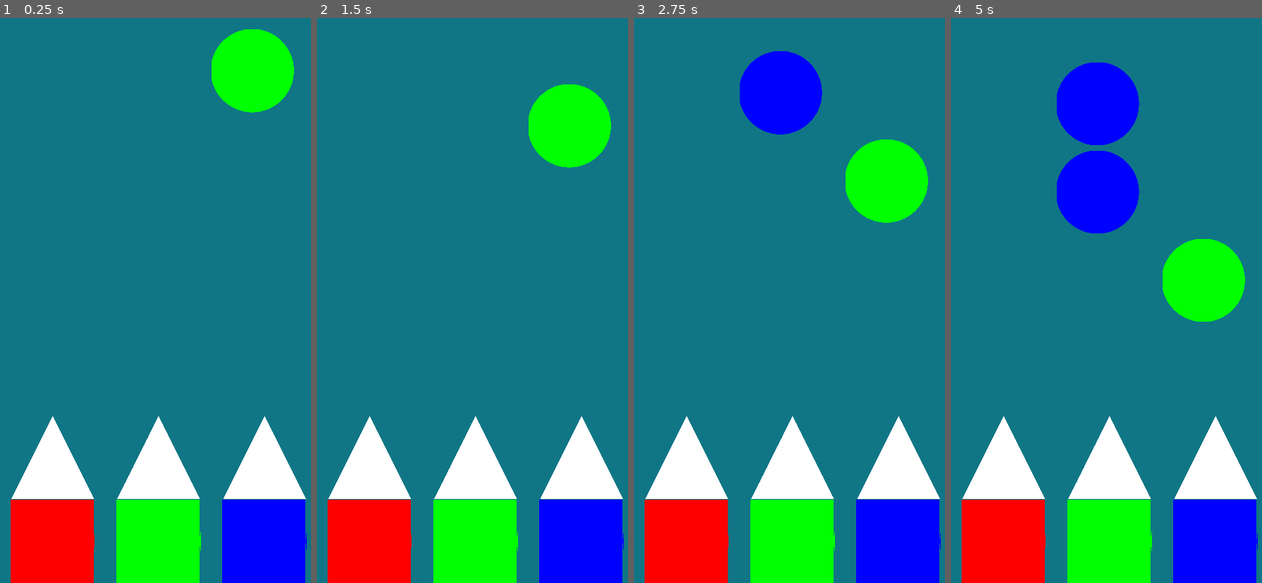
Above: before the commit, frames 1-4 (left to right).
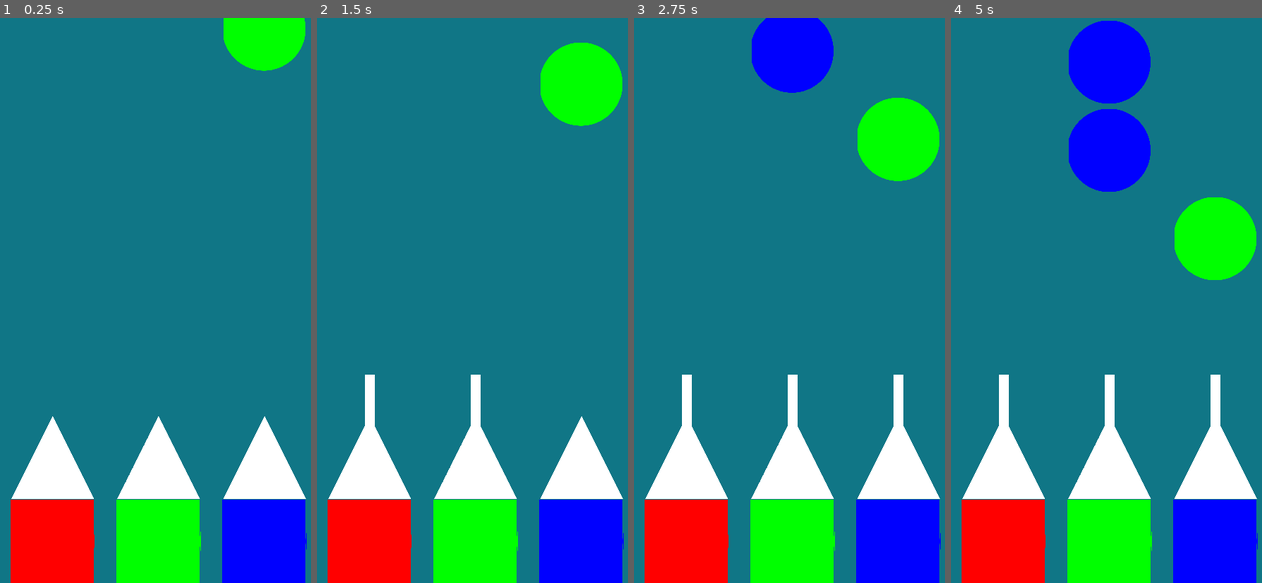
Above: after the commit, the same moments.

Repository: fijaniques/justtoconcludesomething
Game: Godot game, scene res://Scenes/Game/Game.tscn
The game is run twice, just before and just after one commit, with the same random seed, the same clock (stepped at 60 frames per second) and the same inputs.
Inputs (mouse positions are in pixels of both pictures, inside the frame that each line leads up to):
- Up to frame 1 (0.25 s): no input
- Up to frame 2 (1.5 s): click (369, 458) at 0.52 s; click (475, 458) at 1.27 s
- Up to frame 3 (2.75 s): click (898, 458) at 2.02 s
- Up to frame 4 (5 s): click (1003, 543) at 2.75 s; click (1109, 543) at 3.5 s; click (1215, 543) at 4.25 s

The runs differ from the first frame. In frame 1, 2.9% of the frame differs, in the area x 68-99%, y 0-17%; in frame 2, 4.4%; in frame 3, 8.4%; in frame 4, 11%, in the area x 15-99%, y 0-73%.

Commit message:
fixed enemy spawn point and added bullet instance

Diff:
--- /dev/null
+++ b/Entities/Bullet/Bullet.tscn
@@ -0,0 +1,20 @@
+[gd_scene load_steps=3 format=2]
+
+[ext_resource path="res://Sprites/spr__0000_Square.png" type="Texture" id=1]
+
+[sub_resource type="RectangleShape2D" id=1]
+extents = Vector2( 34, 27.5778 )
+
+[node name="Bullet" type="RigidBody2D"]
+collision_layer = 0
+collision_mask = 2
+gravity_scale = 0.0
+
+[node name="Sprite" type="Sprite" parent="."]
+scale = Vector2( 0.12, 1 )
+texture = ExtResource( 1 )
+
+[node name="CollisionShape2D" type="CollisionShape2D" parent="."]
+position = Vector2( 1, 0.5 )
+scale = Vector2( 1, 10.28 )
+shape = SubResource( 1 )
--- a/Entities/Enemy/Enemy.gd
+++ b/Entities/Enemy/Enemy.gd
@@ -10,8 +10,10 @@
 }
 
 var speed = 300
+var getMidX : float
 
 func _ready():
+	position.x += getMidX
 	_set_color()
 	match color:
 		RED:
@@ -31,3 +33,6 @@
 		color = GREEN
 	else:
 		color = BLUE
+
+func _on_Enemy_body_entered(body):
+	queue_free()
--- a/Entities/Enemy/Enemy.tscn
+++ b/Entities/Enemy/Enemy.tscn
@@ -15,8 +15,9 @@
 
 [node name="Sprite" type="Sprite" parent="."]
 texture = ExtResource( 1 )
-centered = false
 
 [node name="CollisionShape2D" type="CollisionShape2D" parent="."]
-position = Vector2( 277, 279 )
+position = Vector2( -2, 0 )
 shape = SubResource( 1 )
+
+[connection signal="body_entered" from="." to="." method="_on_Enemy_body_entered"]
--- /dev/null
+++ b/Entities/Gun/Gun.gd
@@ -0,0 +1,12 @@
+extends TextureButton
+
+var bullet = preload("res://Entities/Bullet/Bullet.tscn")
+var middleX
+
+func _ready():
+	middleX = rect_size.x / 2
+
+func _pressed():
+	var bulletInstance = bullet.instance()
+	add_child(bulletInstance)
+	bulletInstance.position.x = middleX
--- /dev/null
+++ b/Entities/Gun/Gun.tscn
@@ -0,0 +1,17 @@
+[gd_scene load_steps=3 format=2]
+
+[ext_resource path="res://Sprites/spr__0001_Triangle.png" type="Texture" id=1]
+[ext_resource path="res://Entities/Gun/Gun.gd" type="Script" id=2]
+
+[node name="Gun" type="TextureButton"]
+margin_right = 2160.0
+margin_bottom = 565.0
+size_flags_horizontal = 3
+size_flags_vertical = 3
+texture_normal = ExtResource( 1 )
+expand = true
+stretch_mode = 5
+script = ExtResource( 2 )
+__meta__ = {
+"_edit_use_anchors_": false
+}
--- a/Scenes/Game/Game.gd
+++ b/Scenes/Game/Game.gd
@@ -2,22 +2,25 @@
 
 var enemy = preload("res://Entities/Enemy/Enemy.tscn")
 
-var spawn
+var spawnPoint
 var spawnColor
+var spawnMidX
 onready var spawnTimer = $Timer
 var enemySpeed :float = 10
 
 func _ready():
 	randomize()
-
 	_spawn_enemy()
 
 func _spawn_enemy():
-	spawn = int(rand_range(1,4))
-	spawnColor = int(rand_range(1,4))
+	spawnPoint = int(rand_range(1,4))
+	spawnMidX = get_node("VBox/Spawners/Spawn" + str(spawnPoint)).rect_size.x / 2
+
 	var enemyInstance = enemy.instance()
-	enemyInstance.spawnColor = spawnColor
-	get_node("VBox/Spawners/Spawn" + str(spawn)).add_child(enemyInstance)
+	enemyInstance.getMidX = spawnMidX
+	enemyInstance.spawnColor = int(rand_range(1,4))
+	get_node("VBox/Spawners/Spawn" + str(spawnPoint)).add_child(enemyInstance)
+
 
 func _on_Timer_timeout():
 	_spawn_enemy()
--- a/Scenes/Game/Game.tscn
+++ b/Scenes/Game/Game.tscn
@@ -1,7 +1,7 @@
 [gd_scene load_steps=4 format=2]
 
 [ext_resource path="res://Sprites/spr__0000_Square.png" type="Texture" id=1]
-[ext_resource path="res://Sprites/spr__0001_Triangle.png" type="Texture" id=2]
+[ext_resource path="res://Entities/Gun/Gun.tscn" type="PackedScene" id=2]
 [ext_resource path="res://Scenes/Game/Game.gd" type="Script" id=3]
 
 [node name="Game" type="Control"]
@@ -65,34 +65,15 @@
 size_flags_vertical = 3
 alignment = 1
 
-[node name="RedGun" type="TextureRect" parent="VBox/Guns"]
+[node name="Gun" parent="VBox/Guns" instance=ExtResource( 2 )]
 margin_right = 717.0
-margin_bottom = 565.0
-size_flags_horizontal = 3
-size_flags_vertical = 3
-texture = ExtResource( 2 )
-expand = true
-stretch_mode = 6
 
-[node name="GreenGun" type="TextureRect" parent="VBox/Guns"]
+[node name="Gun2" parent="VBox/Guns" instance=ExtResource( 2 )]
 margin_left = 721.0
 margin_right = 1438.0
-margin_bottom = 565.0
-size_flags_horizontal = 3
-size_flags_vertical = 3
-texture = ExtResource( 2 )
-expand = true
-stretch_mode = 6
 
-[node name="BlueGun" type="TextureRect" parent="VBox/Guns"]
+[node name="Gun3" parent="VBox/Guns" instance=ExtResource( 2 )]
 margin_left = 1442.0
-margin_right = 2160.0
-margin_bottom = 565.0
-size_flags_horizontal = 3
-size_flags_vertical = 3
-texture = ExtResource( 2 )
-expand = true
-stretch_mode = 6
 
 [node name="Colors" type="HBoxContainer" parent="VBox"]
 margin_top = 3274.0
